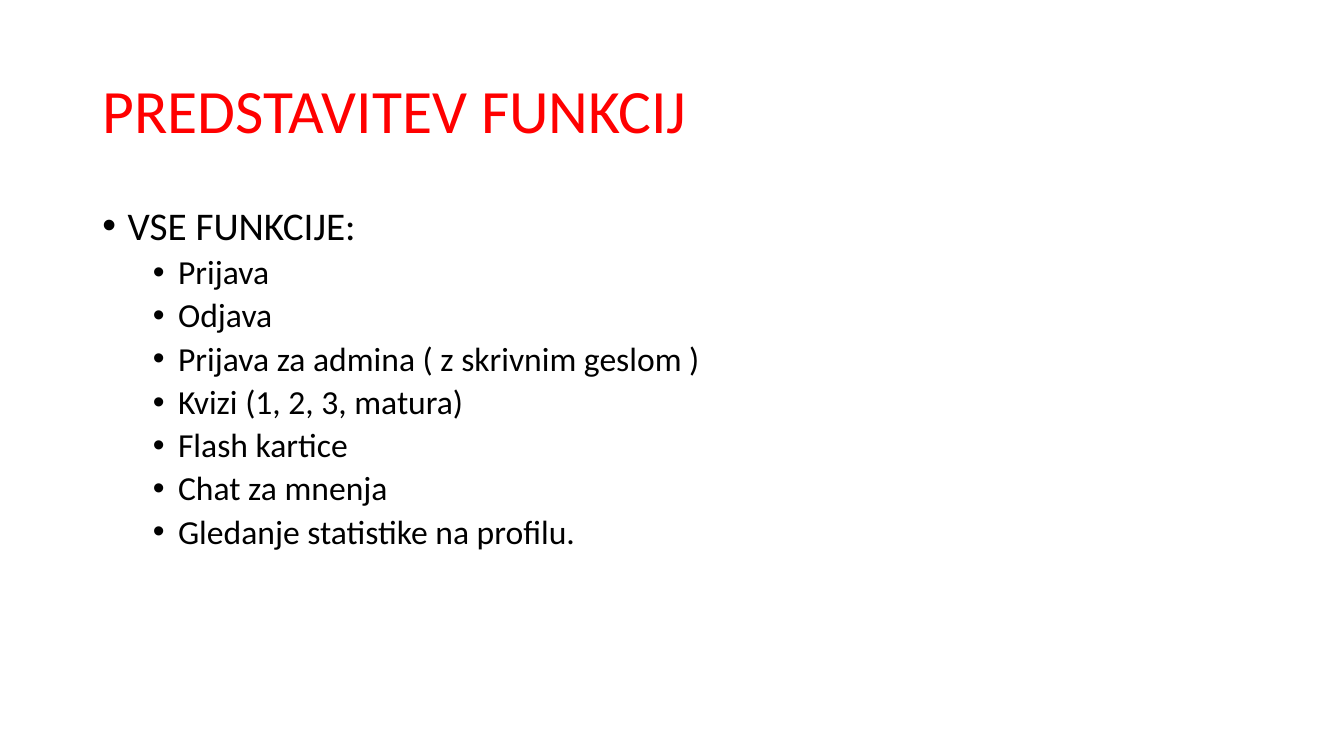
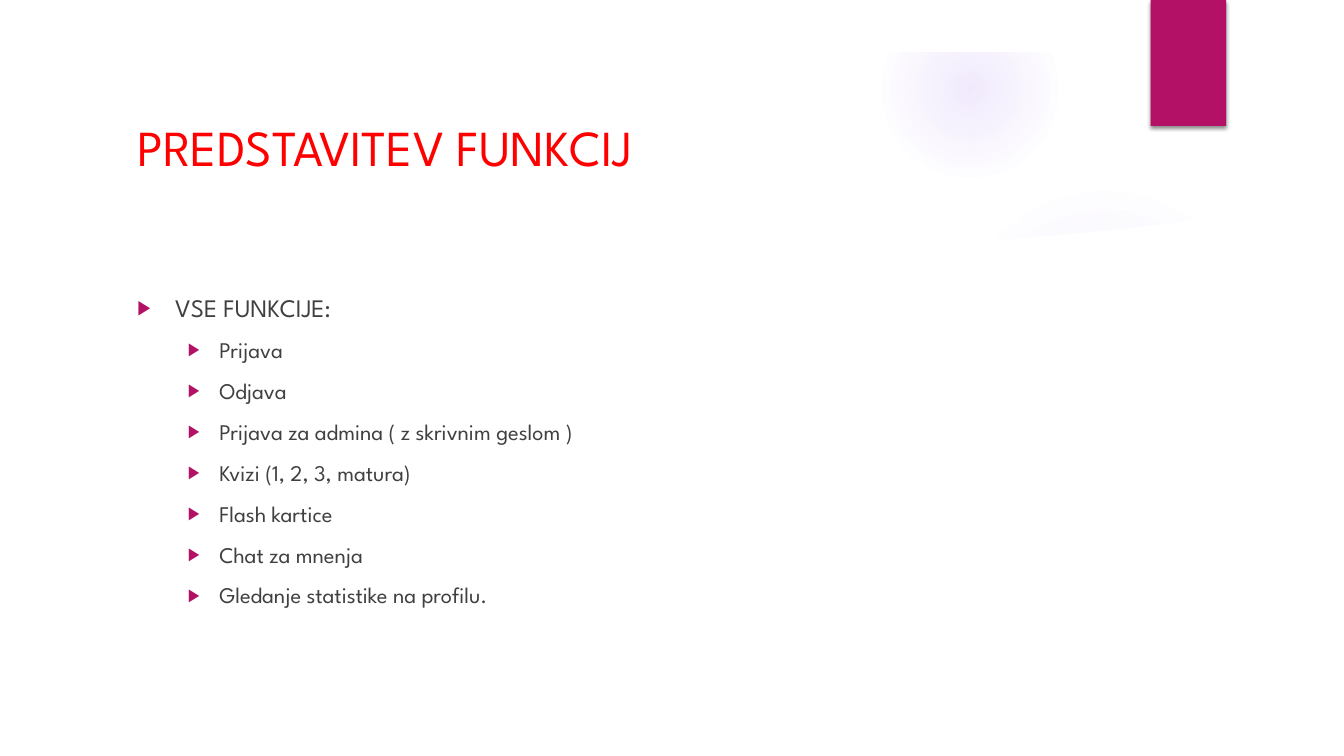
Before and after one commit to ZakPrimozic/projektUPN, a slide deck: slide 5 of FLASK_PREDSTAVITEV.pptx (slide 4 before the commit). Drawn at 1344x756 pixels with LibreOffice and Linux fonts; fonts in the diff are those of the drawing; background and template pictures are left out. Boxes give left, top, right and bottom in pixels: in the first picture for what was removed or moved away, otherwise in the second. Text is boxed around its words. In the diff, an @@ line names an element or a change of style, - is before the commit and + after.

```diff
--- a/FLASK_PREDSTAVITEV.pptx
+++ b/FLASK_PREDSTAVITEV.pptx
@@ group added at [0,0,1344,756]: 3 ellipses, 2 freeform shapes @@
@@ rectangle added at [1150,0,1226,126], fill #B31166 @@
@@ title "PREDSTAVITEV FUNKCIJ": place and size @@
-title "PREDSTAVITEV FUNKCIJ" at [102,93,686,134]
+title "PREDSTAVITEV FUNKCIJ" at [137,132,633,167]
@@ title "PREDSTAVITEV FUNKCIJ" at [137,132,633,167]: size 44 to 36 pt, font Calibri to League Spartan; line spacing 0.9 to 1 @@
@@ text "VSE FUNKCIJE:": place and size @@
-text "VSE FUNKCIJE:" at [128,214,682,550]
+text "VSE FUNKCIJE:" at [175,300,560,608]
@@ text "VSE FUNKCIJE:" at [175,300,560,608]: size 28 to 18 pt in "VSE FUNKCIJE:"; font Calibri to League Spartan, text colour #000000 to #404040, size 24 to 16 pt; bullet • to ▶; line spacing 0.9 to 1; more space between paragraphs @@
```
Also in this commit, not shown: 4 other slides changed, 1 slide added.
